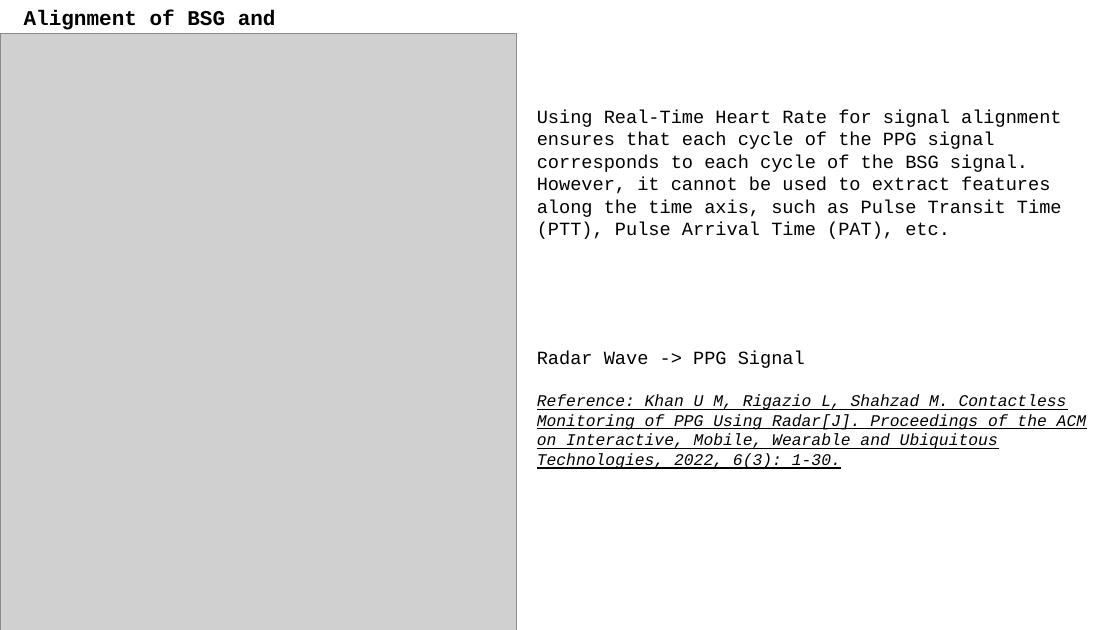
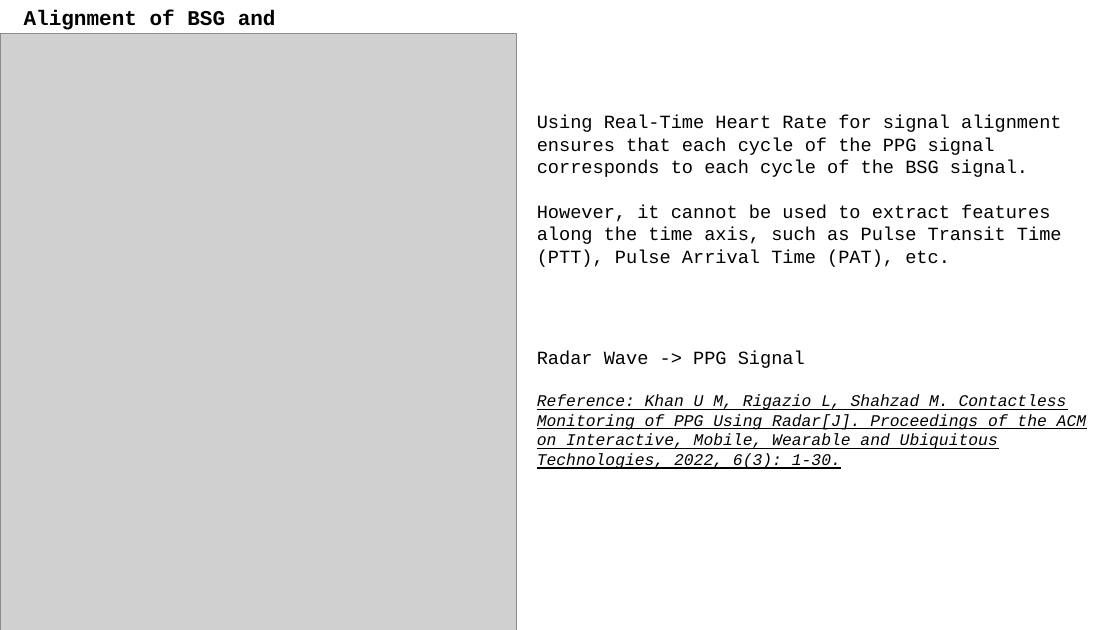
Before and after one commit to A-Big-Tortoise/Presentation, a slide deck: slide 9 of Presentation_0325_JiayuChen.pptx. Drawn at 1120x630 pixels with LibreOffice and Linux fonts; fonts in the diff are those of the drawing; grey boxes stand for pictures. Boxes give left, top, right and bottom in pixels: in the first picture for what was removed or moved away, otherwise in the second. Text is boxed around its words. In the diff, an @@ line names an element or a change of style, - is before the commit and + after.

```diff
--- a/Presentation_0325_JiayuChen.pptx
+++ b/Presentation_0325_JiayuChen.pptx
@@ text at [537,115,1062,267]: text changed @@
-Using Real-Time Heart Rate for signal alignment ensures that each cycle of the PPG signal corresponds to each cycle of the BSG signal. However, it cannot be used to extract features along the time axis, such as Pulse Transit Time (PTT), Pulse Arrival Time (PAT), etc.
+Using Real-Time Heart Rate for signal alignment ensures that each cycle of the PPG signal corresponds to each cycle of the BSG signal.
+However, it cannot be used to extract features along the time axis, such as Pulse Transit Time (PTT), Pulse Arrival Time (PAT), etc.
```
Also in this commit, not shown: 4 other slides changed, 1 slide added, 1 slide removed.
